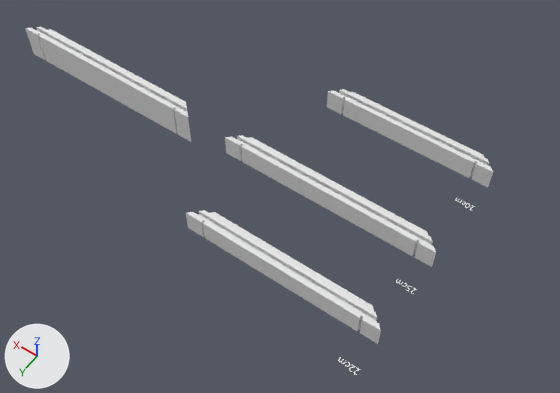
What one commit did to the Blender file Stage/9Maart/Assets/Lock/Lock.blend.
Before and after are seen from a camera (50 mm lens) standing at (-11.6, 51.5, 62.9) and looking at (19.4, 8.1, -5.3). Every picture has the same lights, and +X, +Y and +Z are marked at lower left. The older version comes first.
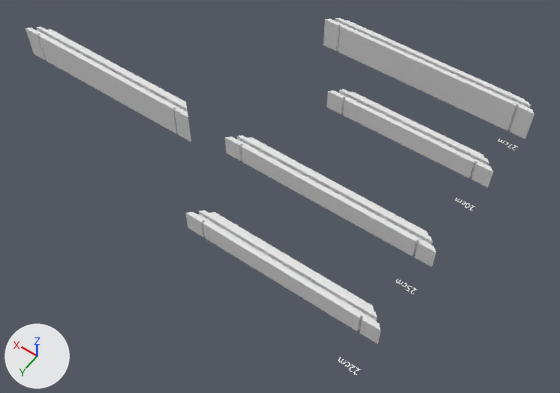
The change in detail:
Mesh me_lock_25cm_4cm_hoog_001 is new.
It has 94 vertices, 184 faces and spans x 0.1..27.1, y 8.0..10.0, z -1.5..2.5.
Object 'Lock_25cm_4cm_hoog.001' (ob_lock_25cm_4cm_hoog_001) is new; it shows me_lock_25cm_4cm_hoog_001.
Its location is (0.0, -22.0, 0.0).

Changed parts and their boxes (x1, y1, x2, y2) in the pictures (560 x 393 px):
'Lock_25cm_4cm_hoog.001', added
    after: (323, 18, 534, 139)
